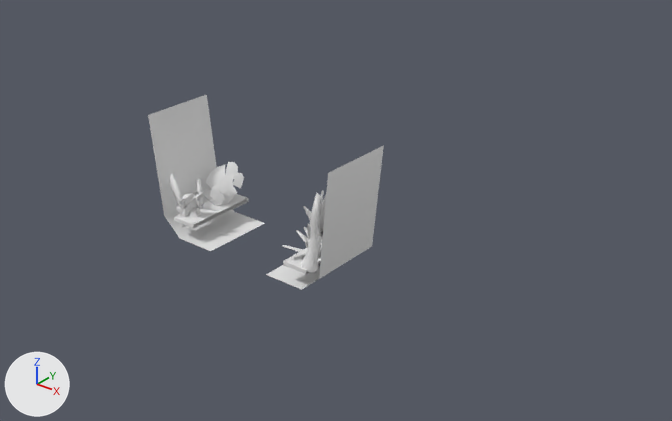
The FBX model Assets/Meshes/Mesh_opérationnel/Block_Bord_01.fbx: old version first, new version second.
One viewpoint serves both versions: a 50 mm lens placed at (42.9, -45.1, 31.4), pointed at (6.2, 0.8, 3.0). The axes (+X, +Y, +Z) are drawn at lower left. The lights are the same throughout. Materials are left out; every surface is plain grey. Where no turn or scale is listed for an object, it has been applied to the vertices. Vertices at the same position are counted once.

The first picture shows 'Block_bord'.
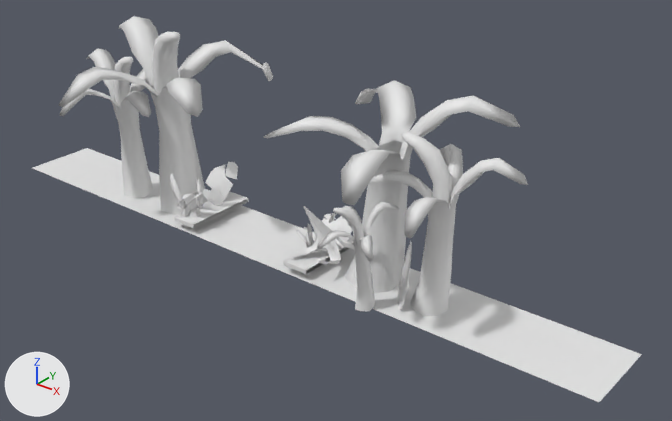
The change, as JSON lines over the scene's bpy script:
```json
{"block": "me_mesh", "where": "# used by ob_block_bord; location = (0.0, 0.0, 0.0)"}
{"op": "remove", "block": "me_mesh", "code": "me_mesh.from_pydata(...)  # 939 vertices, 1521 faces; spans x -8.6..8.6, y -3.1..3.6, z -1.7..7.8"}
{"op": "add", "block": "me_mesh", "code": "me_mesh.from_pydata(...)  # 1520 vertices, 2496 faces; spans x -25.0..28.0, y -7.6..5.7, z -1.6..14.1"}
{"block": "me_mesh", "change": "me_mesh part 1: 7 loose pieces with 292 vertices, spanning x -6.1..7.9, y -3.0..2.9, z -0.3..5.7, are deleted"}
{"block": "me_mesh", "change": "me_mesh part 2: 16 vertices removed from x -8.6..8.6, y -3.0..3.0, z -1.7..7.8; 889 vertices added at x -25.0..28.0, y -7.6..5.7, z -1.6..14.1"}
```

Boxes (x1, y1, x2, y2) around the edits, measured in the pictures (672 x 421 px):
```json
{"object": "Block_bord", "change": "reshaped", "before": [148, 95, 384, 290], "after": [33, 16, 642, 402], "on screen": "157% wider, 97% taller"}
{"part": 1, "of": "me_mesh", "change": "deleted", "before": [216, 172, 326, 272]}
{"part": 2, "of": "me_mesh", "change": "built on", "before": [148, 95, 384, 290], "after": [33, 16, 642, 402]}
```
